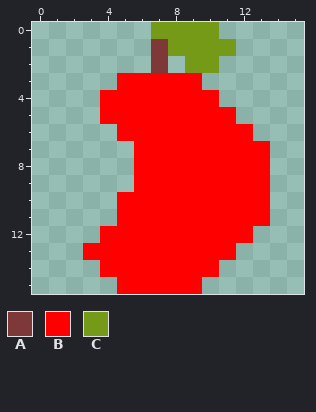
Pixel-art sprite, stored at data/images/original/apple.png. That is the earlier state.
The file is 16x16 pixels. Pixels under 10% opacity are left out.
Palette (. is transparent): A #7e3838  B #ff0000  C #749a18
Pixels before, first column x 3:
 0 ....CCCC...
 1 ....ACCCC..
 2 ....A.CC...
 3 ..BBBBB....
 4 .BBBBBBB...
 5 .BBBBBBBB..
 6 ..BBBBBBBB.
 7 ...BBBBBBBB
 8 ...BBBBBBBB
 9 ...BBBBBBBB
10 ..BBBBBBBBB
11 ..BBBBBBBBB
12 .BBBBBBBBB.
13 BBBBBBBBB..
14 .BBBBBBB...
15 ..BBBBB....
After:
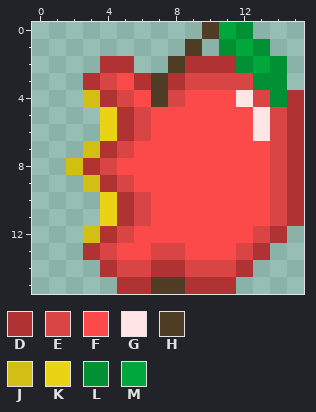
Colours new in this view: D #b13232  E #d94444  F #fc4a4a  G #ffe5e5  H #4f3d26  J #d3bf13  K #e9d314  L #019034  M #00a73b
Change:
Changed rows in their new state; - is an unchanged pixel.
first column x 2:
 0 -----...HML---
 1 -----..H.LML--
 2 --DD-.HDDDLML-
 3 -DEFDHDEEEELL-
 4 -JDEFHEFFFGELD
 5 --KDEFFFFFFGED
 6 --KDEFFFFFFGED
 7 -JDEFFFFFFFFED
 8 JDEFFFFFFFFFED
 9 -JDEFFFFFFFFED
10 --KDEFFFFFFFED
11 --KDEFFFFFFFED
12 -JDEFFFFFFFED-
13 -DEFFEEFFFED--
14 --DEEDDEEED---
15 ---DDHHDDD----
Boxes around the changes in both pictures, in picture pixels (x1, y1, x2, y2):
changed: (66, 22, 304, 294)
